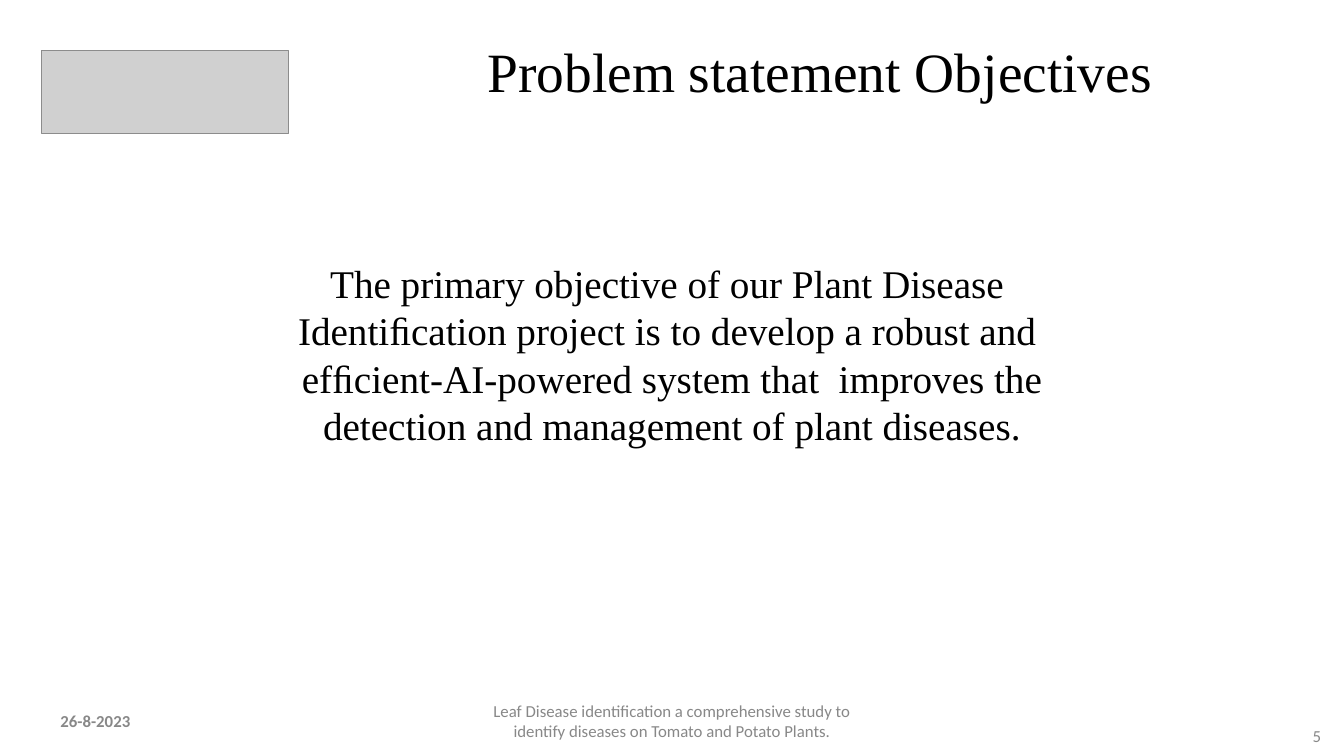
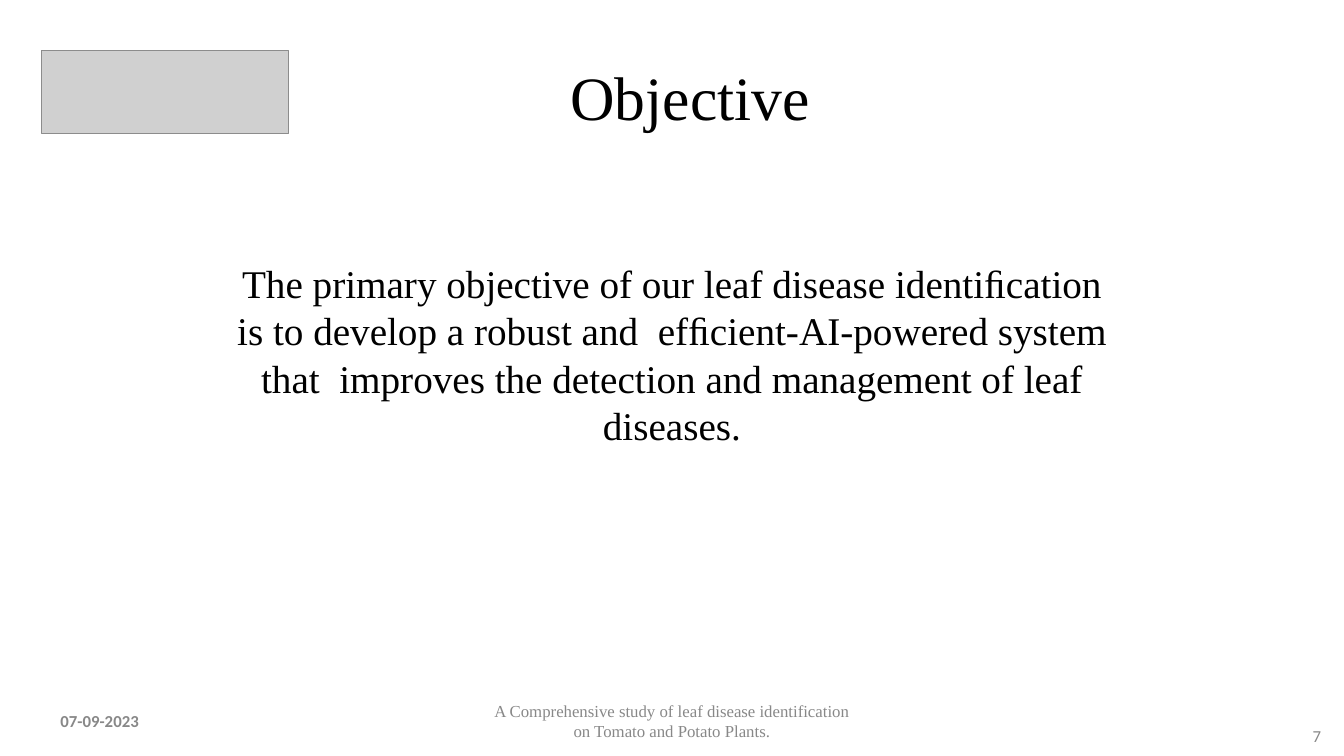
Before and after one commit to akshkalyani/Minor-Project, a slide deck: slide 7 of 1st review/First Review Minor Project.pptx (slide 5 before the commit). Drawn at 1344x756 pixels with LibreOffice and Linux fonts; fonts in the diff are those of the drawing; grey boxes stand for pictures. Boxes give left, top, right and bottom in pixels: in the first picture for what was removed or moved away, otherwise in the second. Text is boxed around its words. In the diff, an @@ line names an element or a change of style, - is before the commit and + after.

```diff
--- a/1st review/First Review Minor Project.pptx
+++ b/1st review/First Review Minor Project.pptx
@@ title at (570,77,809,132): text changed; size 39.6 to 44 pt @@
-Problem statement Objectives
+Objective
@@ text at (237,270,1107,441): text changed @@
-The primary objective of our Plant Disease Identiﬁcation project is to develop a robust and efﬁcient-AI-powered system that improves the detection and management of plant diseases.
+The primary objective of our leaf disease identiﬁcation is to develop a robust and efﬁcient-AI-powered system that improves the detection and management of leaf diseases.
@@ text at (60,716,138,727): text changed @@
-26-8-2023
+07-09-2023
@@ text at (494,705,849,737): text changed; font Calibri to Times New Roman @@
-Leaf Disease identification a comprehensive study to identify diseases on Tomato and Potato Plants.
+A Comprehensive study of leaf disease identification on Tomato and Potato Plants.
@@ page number at (1313,731,1321,742): text changed @@
-5
+7
```
Also in this commit, not shown: 12 other slides changed, 1 slide removed.
